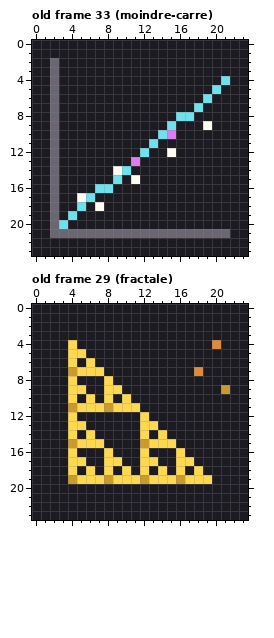
File history of a pixel-art file, art/cards.aseprite. Above, as it was before the edit.
24x24 pixels, 35 frames. Shown: old frame 33 (moindre-carre), old frame 29 (fractale). The commit also changed other frames, which this record leaves out.
After:
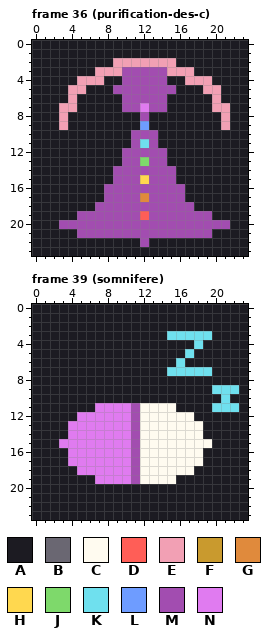
Palette (. is transparent): A #1c1b22  B #6a6772  C #fffbf0  D #ff5e57  E #f2a0b4  F #c99a2e  G #e08a3c  H #ffd84f  J #7ed96b  K #6fe0ee  L #6e9cff  M #a24db0  N #e07bf0
A new or re-ordered frame is compared with the old frame closest to it.
Difference:
frames 35 -> 39
Changed rows in their new state; - is an unchanged pixel.
Frame 36 (purification-des-c) is new; against old frame 33 (moindre-carre):
first column x 2:
 2 A------EEEEEEE------
 3 A----EEEMMMMMEEE----
 4 A--EEE--MMMMM--EEE-A
 5 A-EE---MMMMMMM---EE-
 6 A-E-----MMMMM----AE-
 7 AEE-----MMNMM---A-EE
 8 AE--------M---AA---E
 9 AE--------L--A---A-E
10 A--------MMMAA------
11 A--------MKM--------
12 A-------MMMMMA------
13 A-------MMJMM-------
14 A------MMMMMMM------
15 A------MMMHMMM------
16 A----AMMMMMMMMM-----
17 A--AA-MMMMGMMMM-----
18 A--A-MMMMMMMMMMM----
19 A-AMMMMMMMDMMMMMMM--
20 AMMMMMMMMMMMMMMMMMMM
21 AAAMMMMMMMMMMMMMMMAA
22 ----------M---------
Frame 39 (somnifere) is new; against old frame 29 (fractale):
first column x 3:
 3 ------------KKKKK---
 4 -A-------------K-A--
 5 -AA-----------K-----
 6 -A-A---------K------
 7 -AAAA-------KKKKK---
 8 -A---A--------------
 9 -AA--AA----------KKK
10 -A-A-A-A----------K-
11 -AAANNNNMCCCC----KKK
12 -ANNNNNNMCCCCCC-----
13 -NNNNNNNMCCCCCCC----
14 -NNNNNNNMCCCCCCC----
15 NNNNNNNNMCCCCCCCC---
16 -NNNNNNNMCCCCCCC----
17 -NNNNNNNMCCCCCCC----
18 -ANNNNNNMCCCCCCA----
19 -AAANNNNMCCCCAAAA---
Where, in picture pixels (left, top, right, bottom), the same in both pictures:
changed: (50, 58, 230, 247)
changed: (59, 331, 239, 484)
